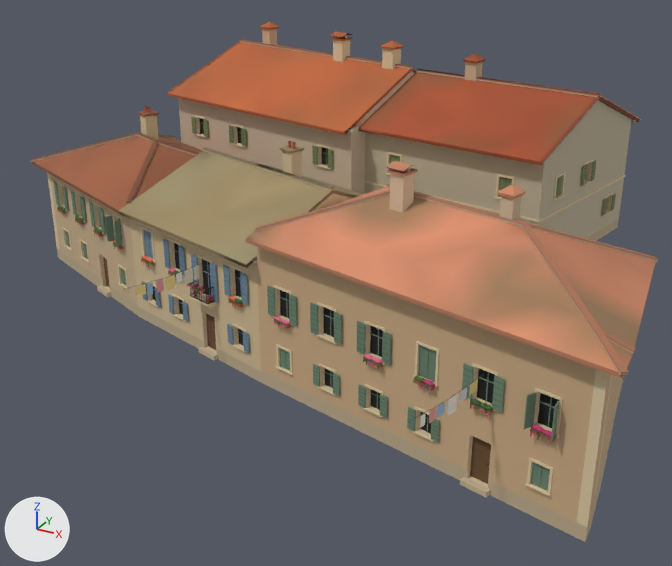
Renders of the glTF model games/yorimichi/assets/belmonte/meshes/SM_BM_BT_blk_35.glb from each side of a commit.
The view is the same before and after, from a 50 mm camera at (27.1, -49.1, 25.2) aimed at (1.7, -2.8, 2.1). Every picture has the same lights, and +X, +Y and +Z are marked at lower left. The picture after the commit comes second. Vertices at exactly the same position are counted once.

In view in the first picture: 'SM_BM_BT_blk_35'.
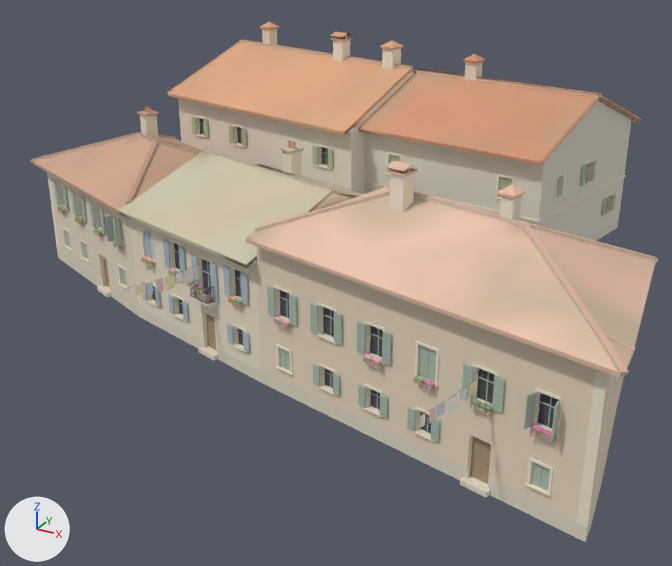
Boxes (x1, y1, x2, y2) around the edits, measured in the pictures (672 x 566 px):
part 1 of me_sm_bt_blk_35, recoloured (lighter)
    both: (30, 22, 658, 542)

What the commit changed:
me_sm_bt_blk_35 has 12764 vertices, 14681 faces and spans x -22.1..22.0, y -20.3..18.2, z -0.4..15.3.
me_sm_bt_blk_35 is used by ob_sm_bm_bt_blk_35; location (0.0, 0.0, 0.0).
me_sm_bt_blk_35 part 1: 14681 faces centred in x -22.1..21.9, y -20.3..18.2, z -0.3..15.3 are repainted in the vertex colours; the middle colour goes from beige #c3ab8c to pale yellow #e3d6c4.
